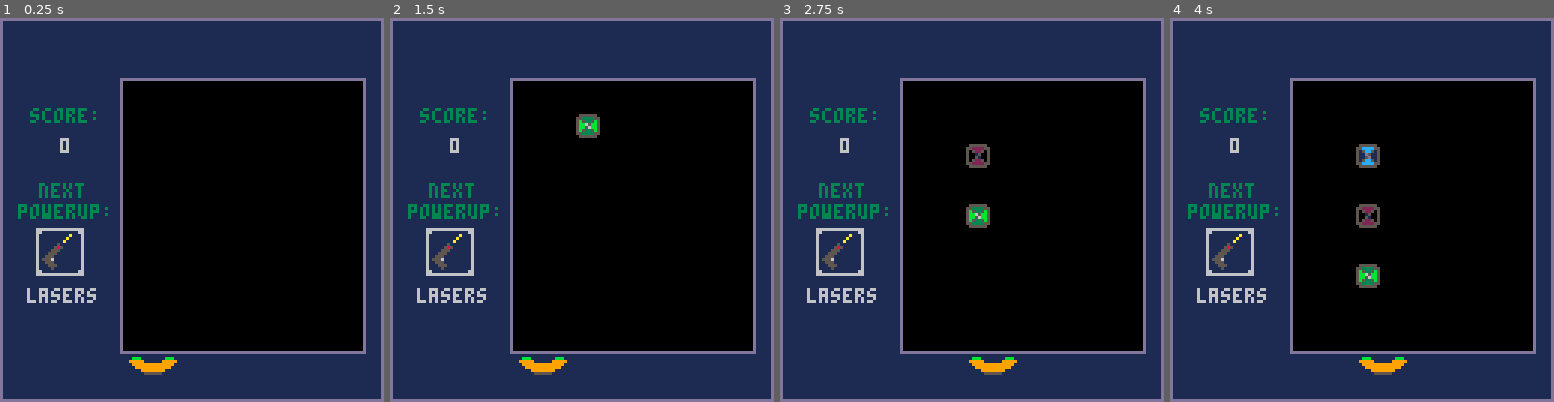
Above: before the commit, frames 1-4 (left to right).
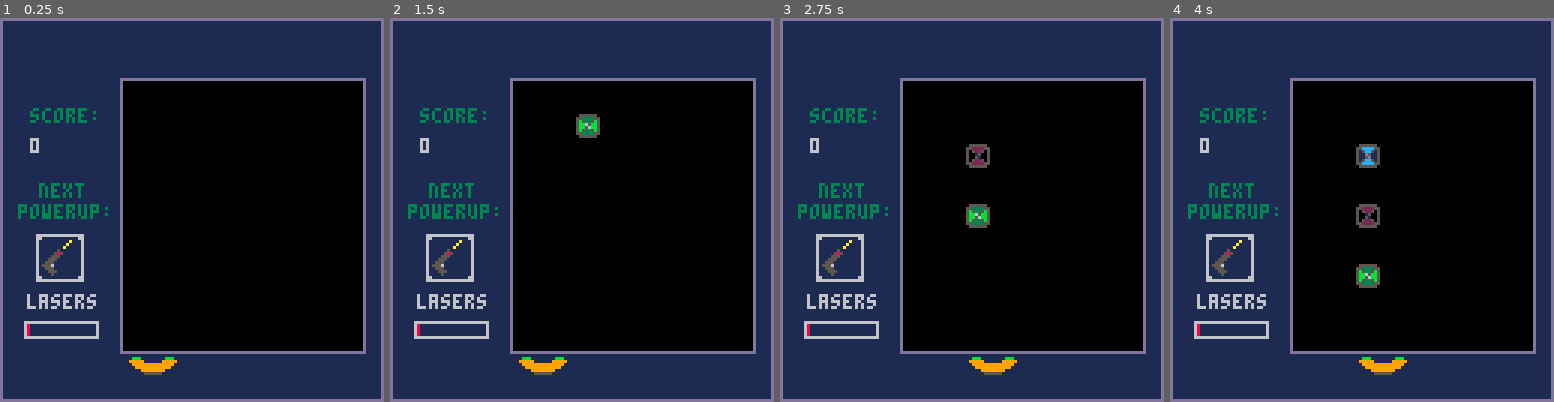
Above: after the commit, the same moments.

Repository: elennick/switchxs
Game: PICO-8 cartridge switchxs.p8
Two runs of this game, one before a commit and one after it. Both use one fixed random seed, a clock stepped at 60 frames per second and the inputs below.
Inputs:
- Up to frame 1 (0.25 s): no input
- Up to frame 2 (1.5 s): tap X (X key) at 0.33, 1.07 s; tap O (Z key) at 0.7 s
- Up to frame 3 (2.75 s): hold Right 1.6-2.1 s; tap O (Z key) at 1.7, 2.1, 2.5 s; tap X (X key) at 1.85 s; hold Right from 2.47 s (still down)
- Up to frame 4 (4 s): tap O (Z key) at 2.9, 3.3, 3.7 s; tap X (X key) at 2.97 s; release Right at 3.03 s; hold Left 3.08-3.58 s; hold Down 3.63-3.97 s

The runs differ from the first frame. In frame 1, 1.5% of the frame differs, in the area x 6-26%, y 31-84%; in frame 2, 1.5%; in frame 3, 1.5%; in frame 4, 1.5%.

Commit message:
added power bar

Diff:
--- a/switchxs.p8
+++ b/switchxs.p8
@@ -11,7 +11,7 @@
   spawntimer = 0
 
   score = 0
-  powerlevel = 0
+  power = 0
 
   flipper = {}
   flipper.x = 1
@@ -72,7 +72,7 @@
         if tile1 ~= nil and tile2 ~= nil and tile1.spr == tile2.spr then
           del(tiles, tile1)
           del(tiles, tile2)
-          score += 50
+          add_score(25)
         end
       end
     end
@@ -101,6 +101,12 @@
 		end
 end
 
+function add_score(s)
+  score += s
+  power += s % 20
+  power = min(power, 100)
+end
+
 function update_grid()
   for i=1,t_width do
     grid[i] = {}
@@ -161,12 +167,15 @@
 
   //draw widgets
   print("score:", 10, 30, 3)
-  print(score, 20, 40, 6)
+  print(score, 10, 40, 6)
 
   print("next", 13, 55, 3)
   print("powerup:", 6, 62, 3)
-  spr(33, 12, 70, 2, 2)
-  print("lasers", 9, 90, 6)
+  spr(33, 12, 72, 2, 2)
+  print("lasers", 9, 92, 6)
+
+  rect(8, 101, 32, 106)
+  rectfill(9, 102, 9 + (22 * power * .01), 105, 8)
 end
 
 __gfx__
